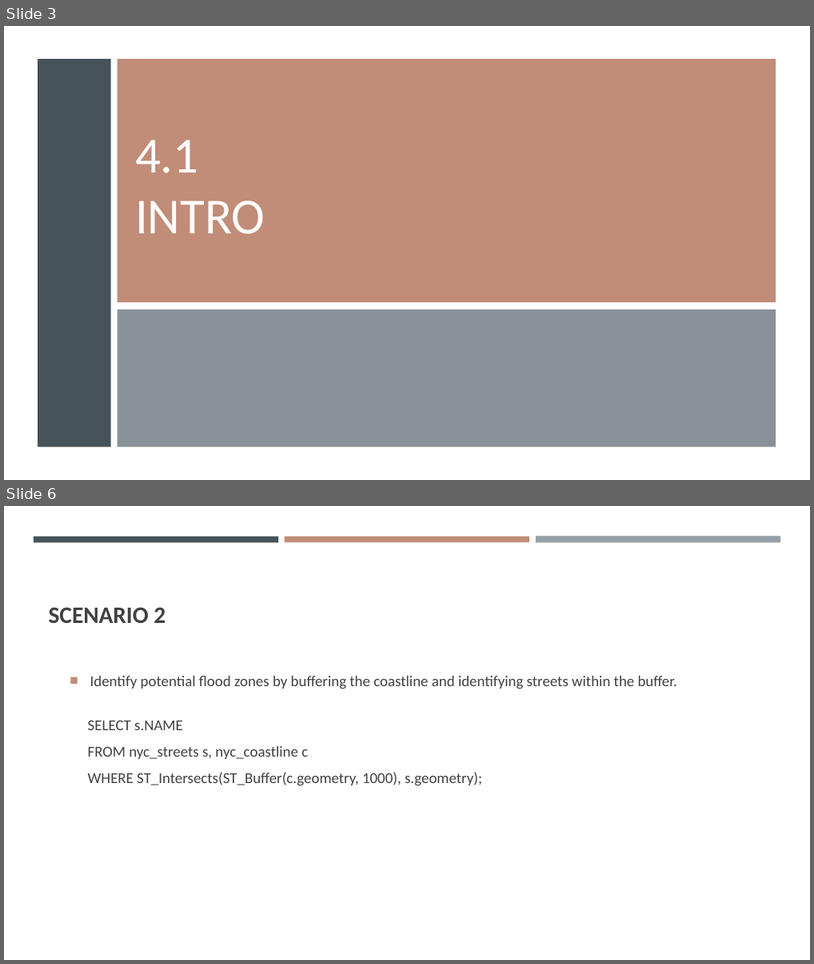
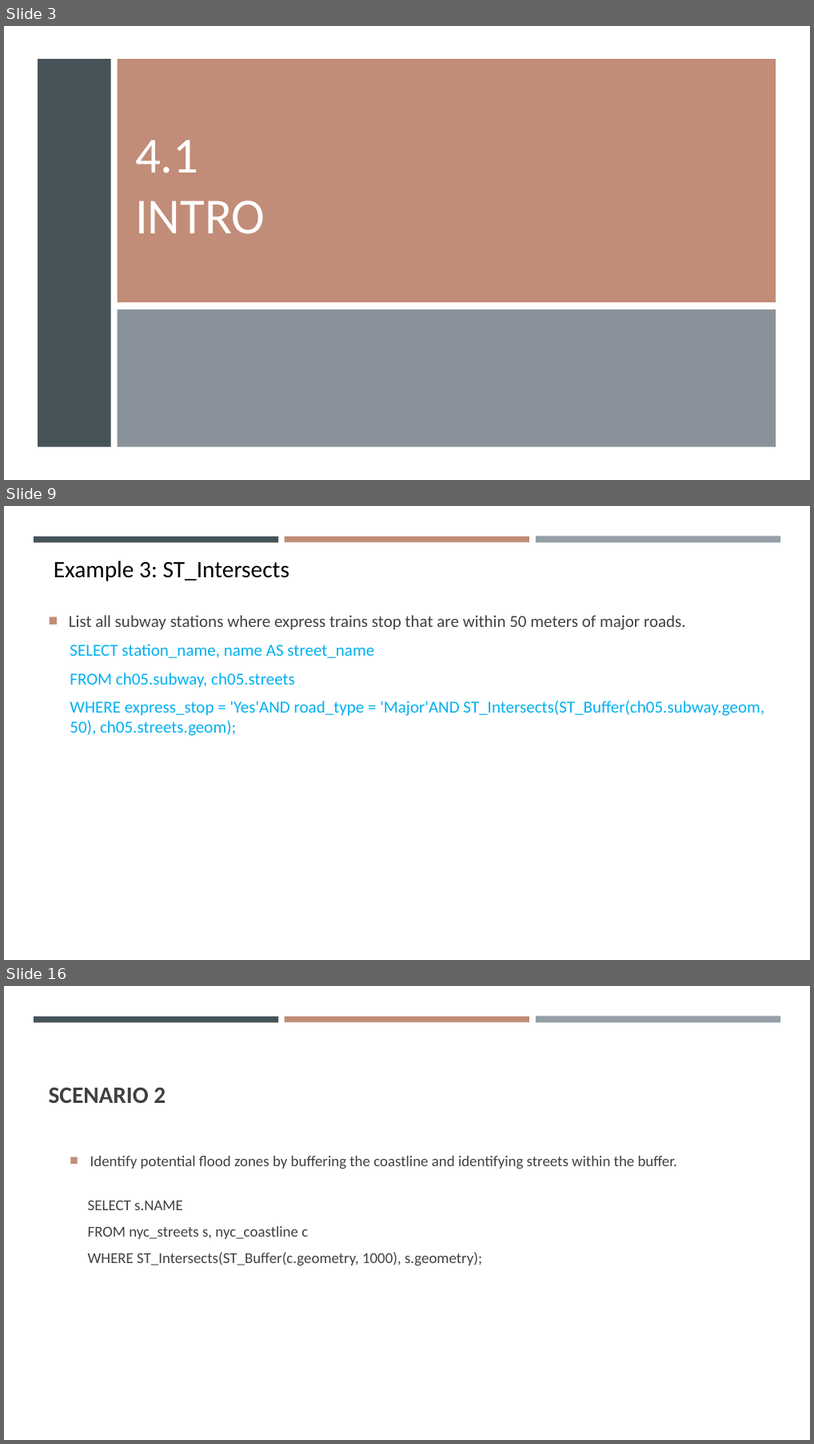
Before and after one commit to gisynw/ssj-376, a slide deck: docs/Lectures/Week05/Week05_Park02.pptx. Shown one above the other, each under a label of ours: slides 3 and 6 before the commit, slides 3, 9 and 16 after it; the slides between them are not shown. The pictures are 814x964 and 814x1444 pixels, drawn with LibreOffice and Linux fonts; fonts in the diff are those of the drawing. Boxes give left, top, right and bottom in pixels: in the first picture for what was removed or moved away, otherwise in the second. Text is boxed around its words. In the diff, an @@ line names an element or a change of style, - is before the commit and + after.

```diff
--- a/docs/Lectures/Week05/Week05_Park02.pptx
+++ b/docs/Lectures/Week05/Week05_Park02.pptx
@@ slide 9 added at (4, 506, 810, 960), background #FFFFFF; not listed: 3 template elements that a slide beside it also shows @@
@@ text added at (54, 560, 290, 581), 28 pt, text #000000 @@
+Example 3: ST_Intersects
@@ text added at (69, 615, 765, 736), 20 pt, text #00B0F0 @@
+■ List all subway stations where express trains stop that are within 50 meters of major roads.
+  SELECT station_name, name AS street_name
+  FROM ch05.subway, ch05.streets
+  WHERE express_stop = 'Yes'AND road_type = 'Major'AND ST_Intersects(ST_Buffer(ch05.subway.geom, 50), ch05.streets.geom);
@@ what was slide 6 is now slide 16 @@
```
Also in this commit, not shown: 2 slides changed, 9 other slides added.
